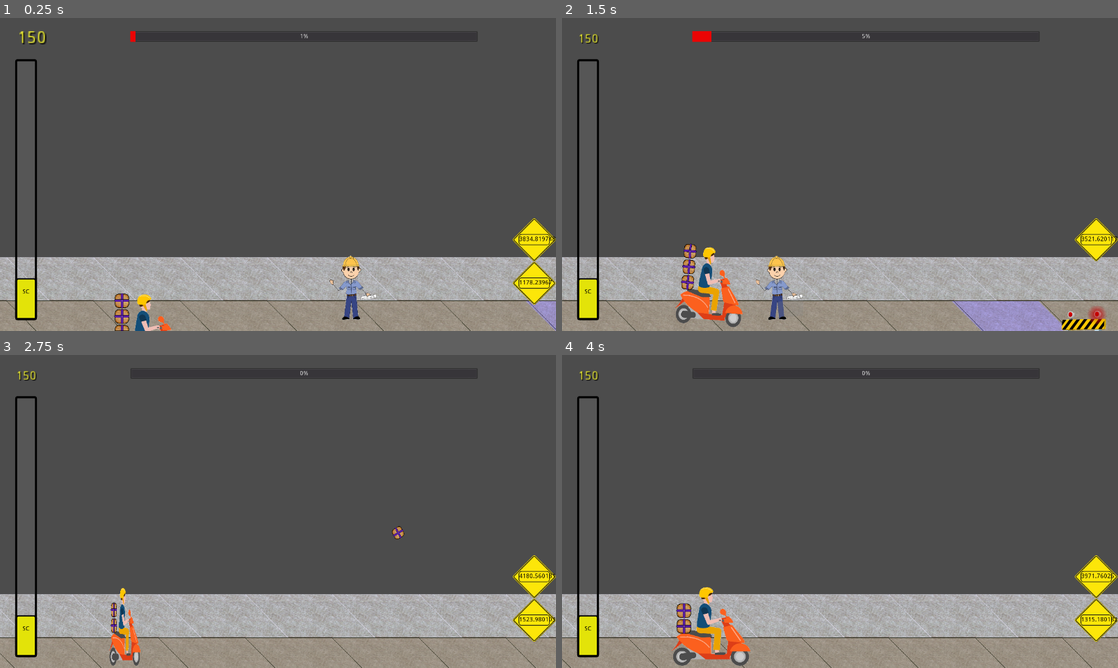
Above: before the commit, frames 1-4 (two rows, left to right).
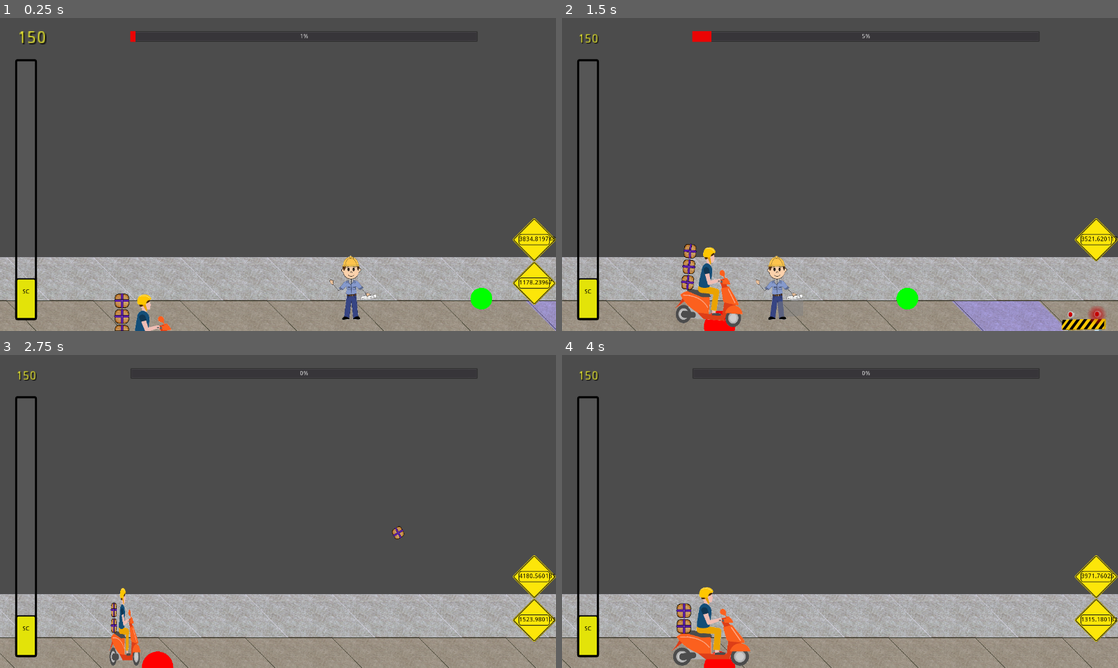
Above: after the commit, the same moments.

Repository: Anatolij-Grigorjev/MopedRebelGO
Game: Godot game, scene res://stages/test/test_stage.tscn
The game is run twice, just before and just after one commit, with the same random seed, the same clock (stepped at 60 frames per second) and the same inputs.
Inputs:
- Up to frame 1 (0.25 s): no input
- Up to frame 2 (1.5 s): hold W (swerve_up) 0.53-1.28 s; tap O (diss_target_above) at 0.6 s; hold S (swerve_down) from 1.28 s (still down); tap L (diss_target_below) at 1.35 s
- Up to frame 3 (2.75 s): release S (swerve_down) at 2.03 s; hold W (swerve_up) from 2.03 s (still down); tap P (say_diss) at 2.1 s
- Up to frame 4 (4 s): tap O (diss_target_above) at 2.85 s; release W (swerve_up) at 3.53 s; hold S (swerve_down) from 3.53 s (still down); tap L (diss_target_below) at 3.6 s

The runs differ from the first frame. In frame 1, 0.2% of the frame differs, in the area x 84-89%, y 86-94%; in frame 2, 0.4%, in the area x 25-65%, y 86-100%; in frame 3, 0.2%; in frame 4, 0.2%.
Error in both runs: Invalid get index '-1' (on base: 'Array'). (res://utils/logger.gd:103)

Commit message:
Fix stage ysort, add debug drawing to moped and obstacles

Diff:
--- a/game/obstacles/citizens/citizen.gd
+++ b/game/obstacles/citizens/citizen.gd
@@ -20,6 +20,10 @@
 
 func _ready() -> void:
 	_update_diss_progress()
+
+
+func _draw() -> void:
+	draw_circle(global_position, 50.0, Color.green)
 
 
 func _on_area_entered(area: Area2D):
--- a/game/obstacles/roadblocks/roadblock.gd
+++ b/game/obstacles/roadblocks/roadblock.gd
@@ -11,6 +11,10 @@
 onready var LOG: Logger = Logger.new(self)
 
 
+func _draw() -> void:
+	draw_circle(global_position, 50.0, Color.blue)
+
+
 func _on_area_entered(area: Area2D):
 	LOG.debug("obstacle caught area {}", [area])
 	if (area.is_in_group(C.GROUP_MR)):
--- a/game/project.godot
+++ b/game/project.godot
@@ -221,6 +221,12 @@
 2d_physics/layer_3="disses"
 2d_physics/layer_4="angers"
 
+[network]
+
+limits/debugger_stdout/max_chars_per_second=1000000
+limits/debugger_stdout/max_messages_per_frame=1000
+limits/debugger_stdout/max_errors_per_frame=1000
+
 [rendering]
 
 environment/default_environment="res://default_env.tres"
--- a/game/rebel/diss_aim.gd
+++ b/game/rebel/diss_aim.gd
@@ -5,7 +5,7 @@
 runs along the ground from civilian to moped
 """
 
-export(Color) var channel_modulate: Color = Color(0.5, 0.5, 0.5, 0.5)
+export(Color) var channel_modulate: Color = Color(0.5, 0.5, 0.5, 1.0)
 export(float) var channel_width: float = 100
 
 
@@ -27,6 +27,12 @@
 
 func _draw() -> void:
 	if (not _channel_present):
+		return
+	#guard agains freed instances
+	if (not (
+		is_instance_valid(_channel_start_node)
+		and is_instance_valid(_channel_end_node)
+	)):
 		return
 
 	var start := _channel_start_node.global_position
--- a/game/rebel/moped_rebel.gd
+++ b/game/rebel/moped_rebel.gd
@@ -41,8 +41,13 @@
 	$AnimatedSprite/PackagesBundle.connect("delivery_package_thrown", self, "_on_PackagesBundle_delivery_package_thrown")
 	pass
 
+func _draw() -> void:
+	#draw circle at global pos
+	draw_circle(global_position, diss_channel.channel_width, Color.red)
+
 
 func _process(delta: float) -> void:
+
 	_process_diss_channel()
 	if (not _is_swerving
 		and not _is_crashing):
@@ -92,9 +97,15 @@
 
 func _get_onscreen_dissable_citizens() -> Array:
 	var onscreen_dissables : Array = []
+	var channel_end_x := global_position.x + diss_channel.channel_width
 	for dissable in get_tree().get_nodes_in_group(C.GROUP_DISSABLES):
 		var citizen : CitizenRoadBlock = dissable as CitizenRoadBlock
-		if (citizen.visibility_controller.is_on_screen()):
+		if (
+			#citizen not so far to be ofscreen
+			citizen.visibility_controller.is_on_screen()
+			#citizen still far enough away to diss
+			and citizen.global_position.x > channel_end_x
+		):
 			onscreen_dissables.append(citizen)
 
 	return onscreen_dissables
--- a/game/rebel/moped_rebel.tscn
+++ b/game/rebel/moped_rebel.tscn
@@ -267,5 +267,4 @@
 position = Vector2( -100, -500 )
 
 [node name="DissChannel" parent="." instance=ExtResource( 9 )]
-channel_modulate = Color( 0.501961, 0.501961, 0.501961, 0.501961 )
 [connection signal="area_entered" from="AngerDetector" to="." method="_on_AngerDetector_area_entered"]
--- a/game/stages/stage_control.gd
+++ b/game/stages/stage_control.gd
@@ -44,11 +44,31 @@
 	#setup obstacle positions lines
 	_ready_sorted_obstacle_positions()
 
+	_put_all_nodes_under_ysort()
+
 	#logging
 	LOG.info("Tilemap bounds: {}", [_tracks_bounds])
 	LOG.info("Moped tracks position: {}", [moped_rebel.global_position])
 	for idx in range(_sorted_obstacle_positions_by_track.size()):
 		LOG.info("For track {} got {} obstacles!", [idx, _sorted_obstacle_positions_by_track[idx].size()])
+
+
+"""
+Inserts all relevant ontrack nodes under the YSort node on the stage
+All relevant nodes are Obstacles children, Citizens children and moped rebel
+"""
+func _put_all_nodes_under_ysort() -> void:
+	var parent := $YSort
+	#reparent rebel node itself
+	Helpers.reparent_node(moped_rebel, parent)
+
+	#reparent all static obstacles
+	for obstacle in $Obstacles.get_children():
+		Helpers.reparent_node(obstacle, parent)
+
+	#reparent all citizens
+	for citizen in $Citizens.get_children():
+		Helpers.reparent_node(citizen, parent)
 
 
 func _ready_bounds_indices_for_HUD() -> void:
@@ -66,10 +86,12 @@
 func _ready_sorted_obstacle_positions() -> void:
 	for idx in range(num_stage_tracks):
 		_sorted_obstacle_positions_by_track.append([])
+
 	for elem in $Obstacles.get_children():
 		var obstacle_track_idx : int = floor((elem.global_position.y - _track0_position) / _tile_height) - 1
 		LOG.info("obstacle {} -> idx {}", [elem.global_position.y, obstacle_track_idx])
 		_sorted_obstacle_positions_by_track[obstacle_track_idx].append(elem.global_position)
+
 	for idx in range(_sorted_obstacle_positions_by_track.size()):
 		var positions_list : Array = _sorted_obstacle_positions_by_track[idx]
 		positions_list.sort_custom(Helpers, "sort_positions_x")
--- a/game/stages/test/test_stage.tscn
+++ b/game/stages/test/test_stage.tscn
@@ -19,8 +19,9 @@
 format = 1
 tile_data = PoolIntArray( -65540, 3, 0, -65539, 3, 0, -65538, 3, 0, -65537, 3, 0, -131072, 3, 0, -131071, 3, 0, -131070 …(2467 unchanged characters)…
 
+[node name="YSort" type="YSort" parent="."]
+
 [node name="NRT" type="Node2D" parent="."]
-editor/display_folded = true
 
 [node name="NonRegulationTrack1" parent="NRT" instance=ExtResource( 3 )]
 position = Vector2( 753.979, 45.7332 )
@@ -90,8 +91,7 @@
 position = Vector2( 63.2963, 48.1383 )
 
 [node name="CanvasLayer" type="CanvasLayer" parent="."]
+editor/display_folded = true
 layer = 5
 
 [node name="HUD" parent="CanvasLayer" instance=ExtResource( 9 )]
-
-[node name="YSort" type="YSort" parent="."]
